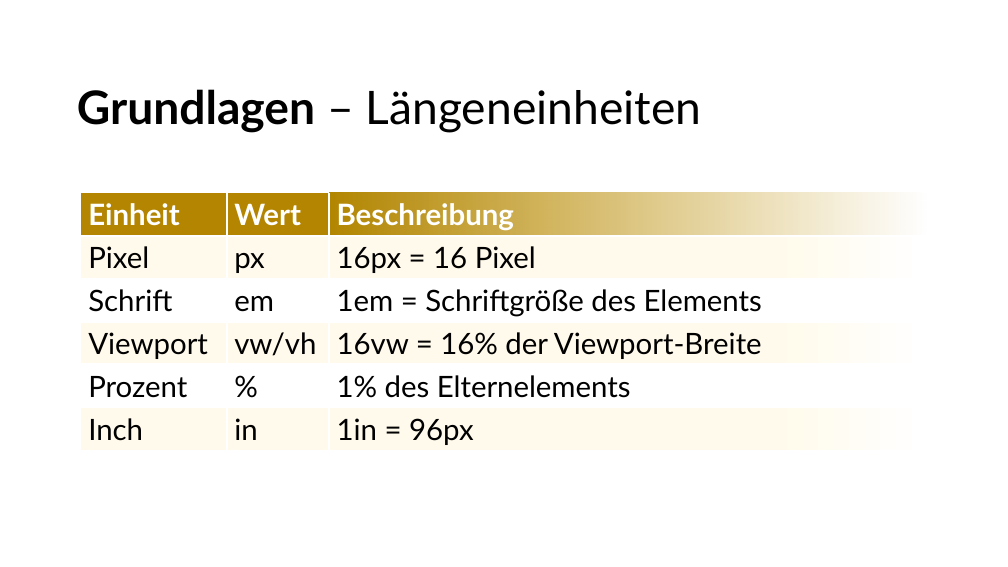
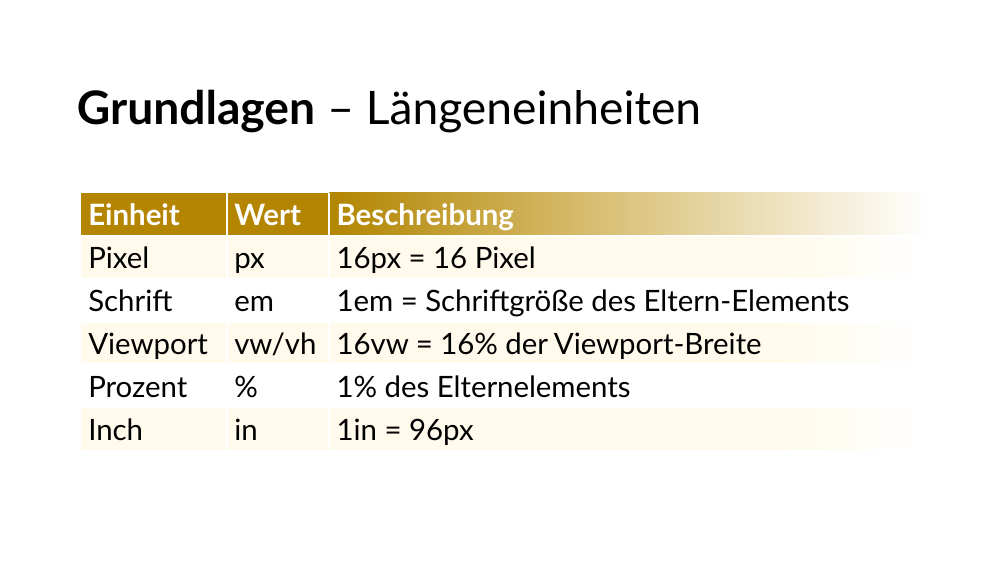
Before and after one commit to betera/css_layout, a slide deck: slide 11 of CSS_Layout.pptx. Drawn at 1008x567 pixels with LibreOffice and Linux fonts; fonts in the diff are those of the drawing; background and template pictures are left out. Boxes give left, top, right and bottom in pixels: in the first picture for what was removed or moved away, otherwise in the second. Text is boxed around its words. In the diff, an @@ line names an element or a change of style, - is before the commit and + after.

```diff
--- a/CSS_Layout.pptx
+++ b/CSS_Layout.pptx
@@ table at (81,193,927,450) @@
-row 3, column 3: 1em = Schriftgröße des Elements
+row 3, column 3: 1em = Schriftgröße des Eltern-Elements
```
Also in this commit, not shown: 5 other slides changed, 14 other files.
